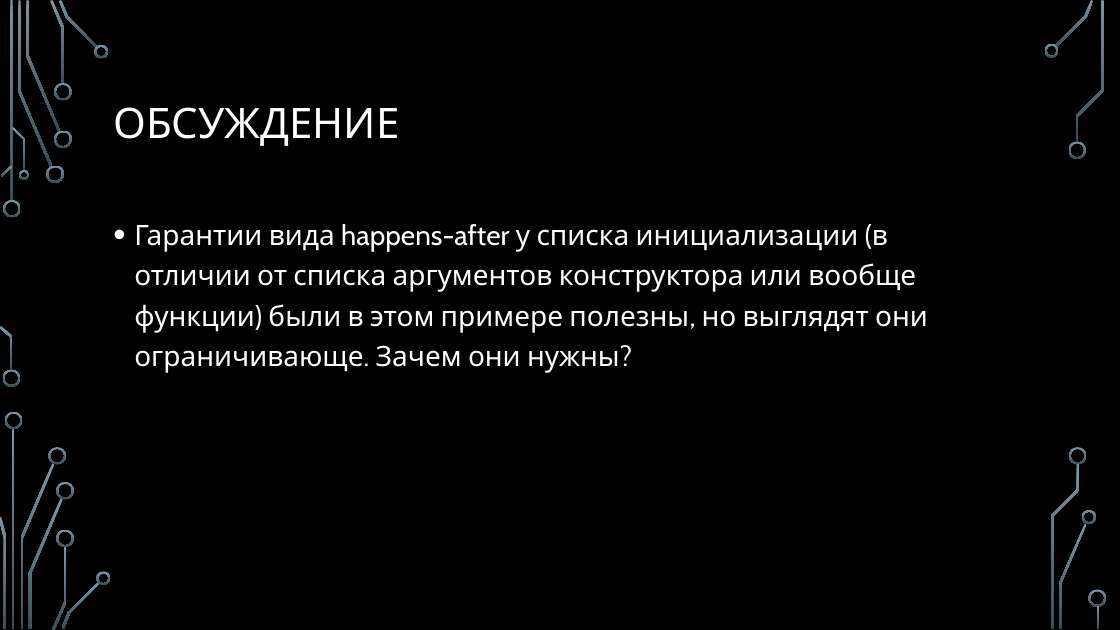
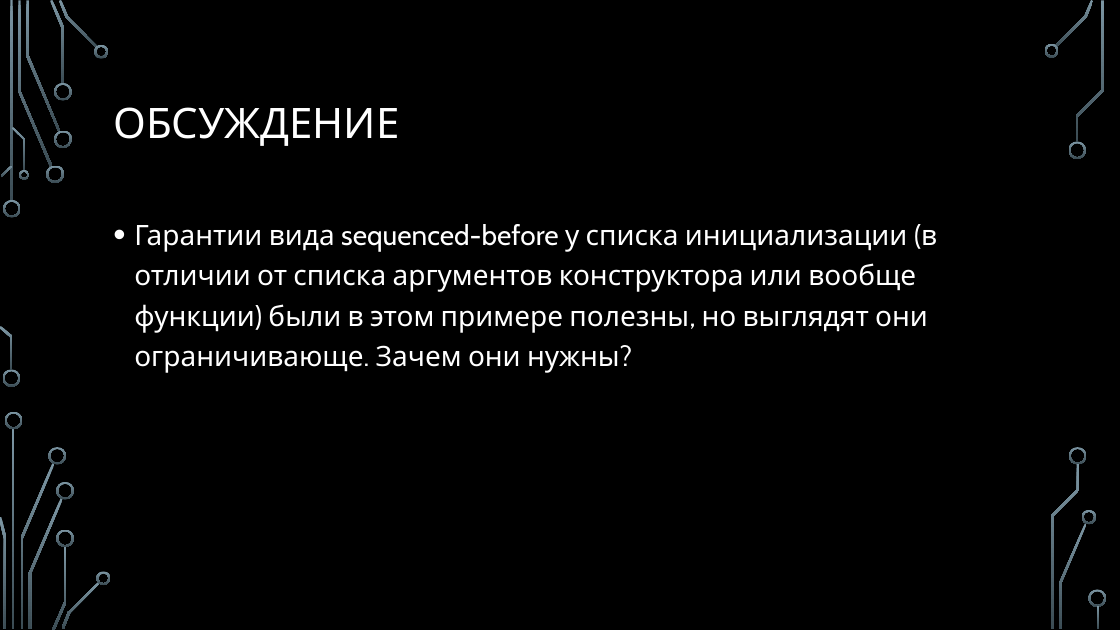
Before and after one commit to MIPT-ILab/cpp-lects-rus, a slide deck: slide 33 of slides/lec2-6-variadics.pptx. Drawn at 1120x630 pixels with LibreOffice and Linux fonts; fonts in the diff are those of the drawing; background and template pictures are left out. Boxes give left, top, right and bottom in pixels: in the first picture for what was removed or moved away, otherwise in the second. Text is boxed around its words. In the diff, an @@ line names an element or a change of style, - is before the commit and + after.

```diff
--- a/slides/lec2-6-variadics.pptx
+++ b/slides/lec2-6-variadics.pptx
@@ text at [134,224,937,373]: text changed @@
-• Гарантии вида happens-after у списка инициализации (в отличии от списка аргументов конструктора или вообще функции) были в этом примере полезны, но выглядят они ограничивающе. Зачем они нужны?
+• Гарантии вида sequenced-before у списка инициализации (в отличии от списка аргументов конструктора или вообще функции) были в этом примере полезны, но выглядят они ограничивающе. Зачем они нужны?
```
Also in this commit, not shown: 8 other slides changed, 3 slides added, 56 other files.
